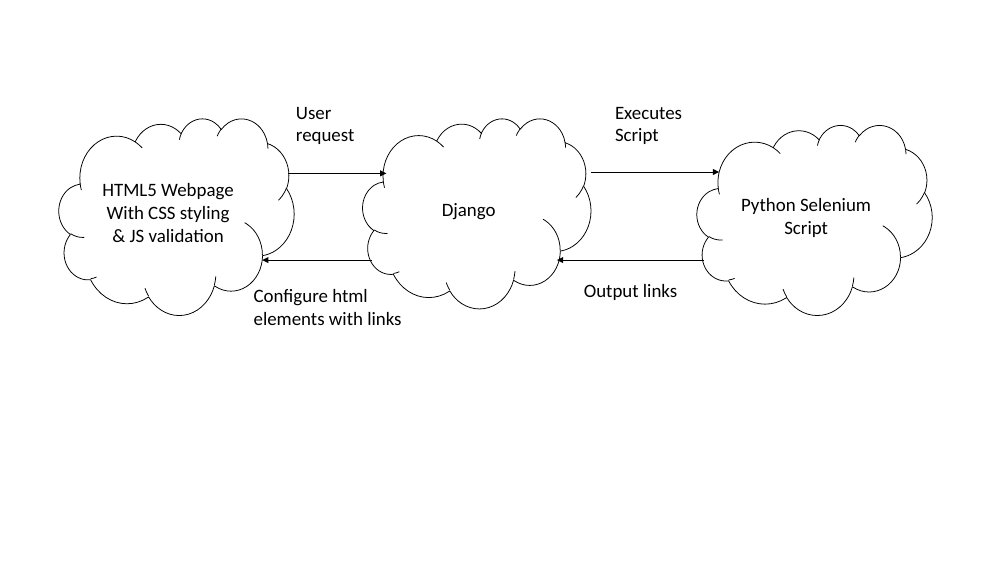
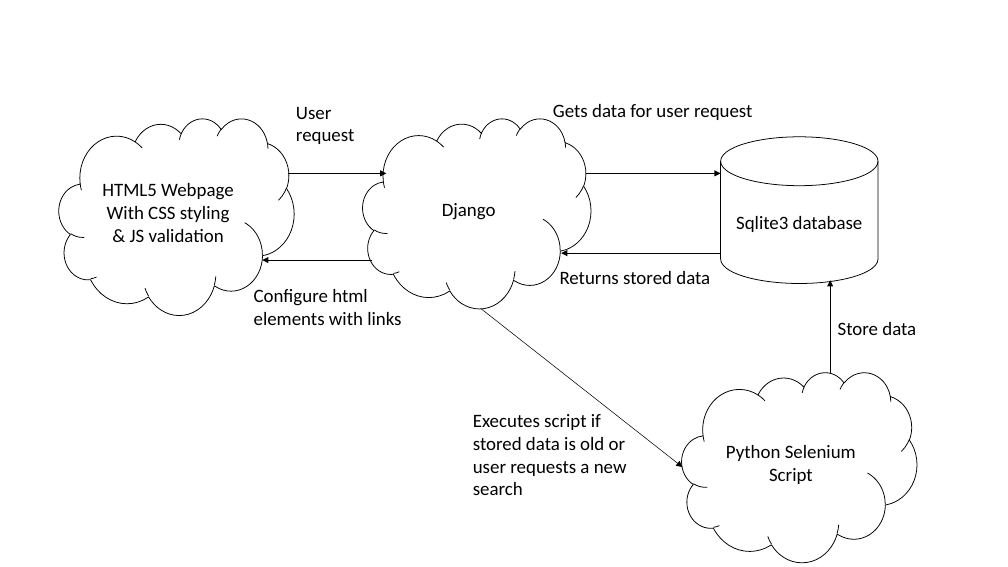
Before and after one commit to FrostGreg/job-finder, a slide deck: slide 1 of docs/assets/system-diagram.pptx. Drawn at 1008x567 pixels with LibreOffice and Linux fonts; fonts in the diff are those of the drawing. Boxes give left, top, right and bottom in pixels: in the first picture for what was removed or moved away, otherwise in the second. Text is boxed around its words. In the diff, an @@ line names an element or a change of style, - is before the commit and + after.

```diff
--- a/docs/assets/system-diagram.pptx
+++ b/docs/assets/system-diagram.pptx
@@ text added at [553, 104, 752, 123], 18 pt, text #000000 @@
+Gets data for user request
@@ cylinder added at [721, 137, 878, 284], outline #000000 0.75 pt, 18 pt, text #000000 @@
+Sqlite3 database
@@ arrow moved from (591, 172) - (719, 172) to (586, 173) - (721, 173) @@
@@ arrow moved from (704, 260) - (557, 260) to (721, 253) - (561, 253) @@
@@ text added at [560, 271, 710, 284], 18 pt, text #000000 @@
+Returns stored data
@@ text removed at [584, 284, 677, 300] @@
-Output links
@@ arrow added from (830, 373) to (830, 281), #000000 0.5 pt @@
@@ arrow added from (482, 309) to (683, 467), #000000 0.5 pt @@
@@ text added at [838, 322, 916, 335], 18 pt, text #000000 @@
+Store data
@@ cloud "Python Selenium": place and size @@
-cloud "Python Selenium" at [697, 125, 932, 315]
+cloud "Python Selenium" at [682, 372, 917, 562]
@@ text at [473, 414, 627, 495]: text changed @@
-Executes
-Script
+Executes script if stored data is old or user requests a new search
```
Also in this commit, not shown: 5 other files.
